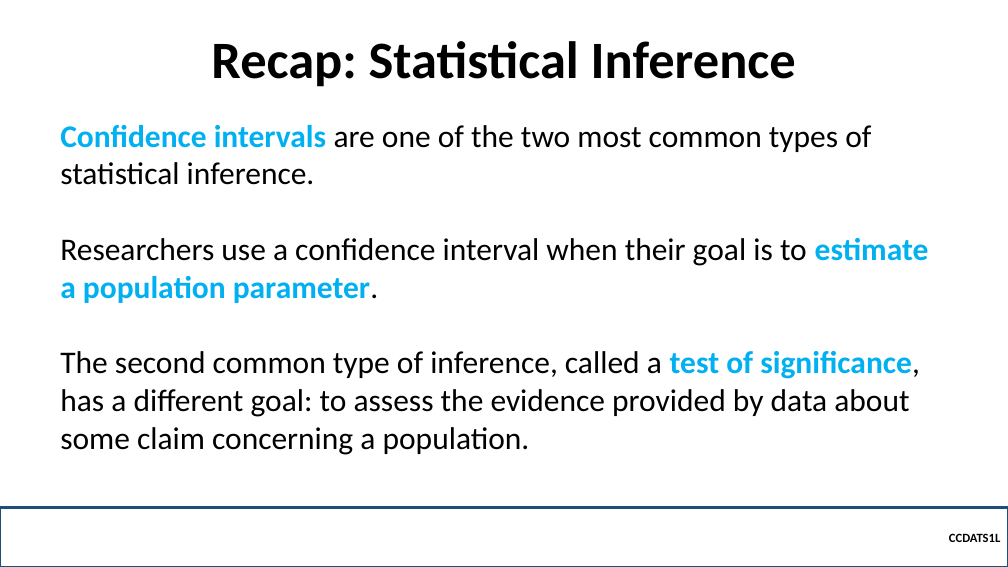
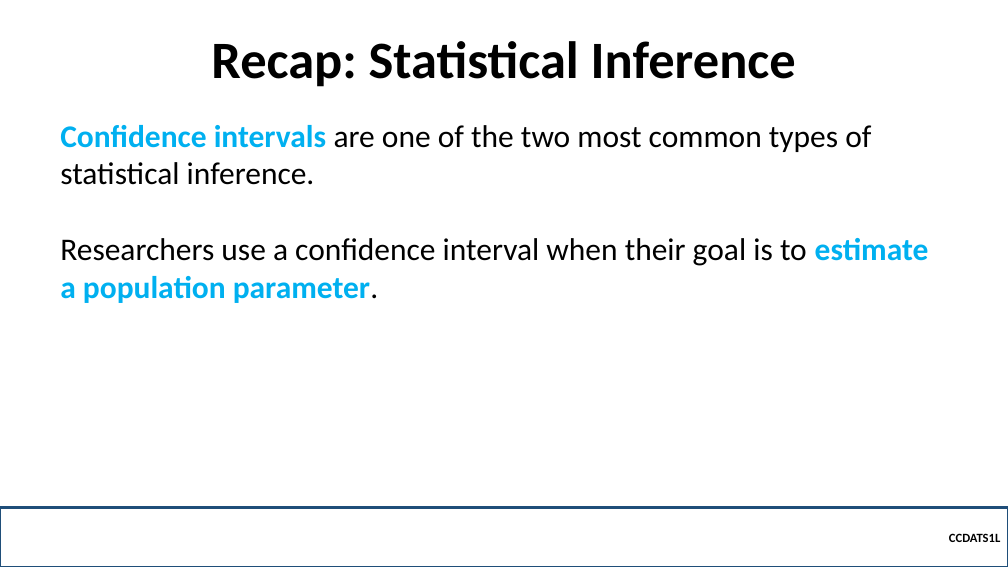
Before and after one commit to robitussin/CCDATS1L, a slide deck: slide 3 of week 10/Test of Significance.pptx. Drawn at 1008x567 pixels with LibreOffice and Linux fonts; fonts in the diff are those of the drawing; background and template pictures are left out. Boxes give left, top, right and bottom in pixels: in the first picture for what was removed or moved away, otherwise in the second. Text is boxed around its words. In the diff, an @@ line names an element or a change of style, - is before the commit and + after.

```diff
--- a/week 10/Test of Significance.pptx
+++ b/week 10/Test of Significance.pptx
@@ text at (60, 351, 920, 455): paragraph removed @@
-The second common type of inference, called a test of significance, has a different goal: to assess the evidence provided by data about some claim concerning a population.
```
Also in this commit, not shown: 7 other slides changed, 10 slides added, 2 slides removed, 5 other files.
